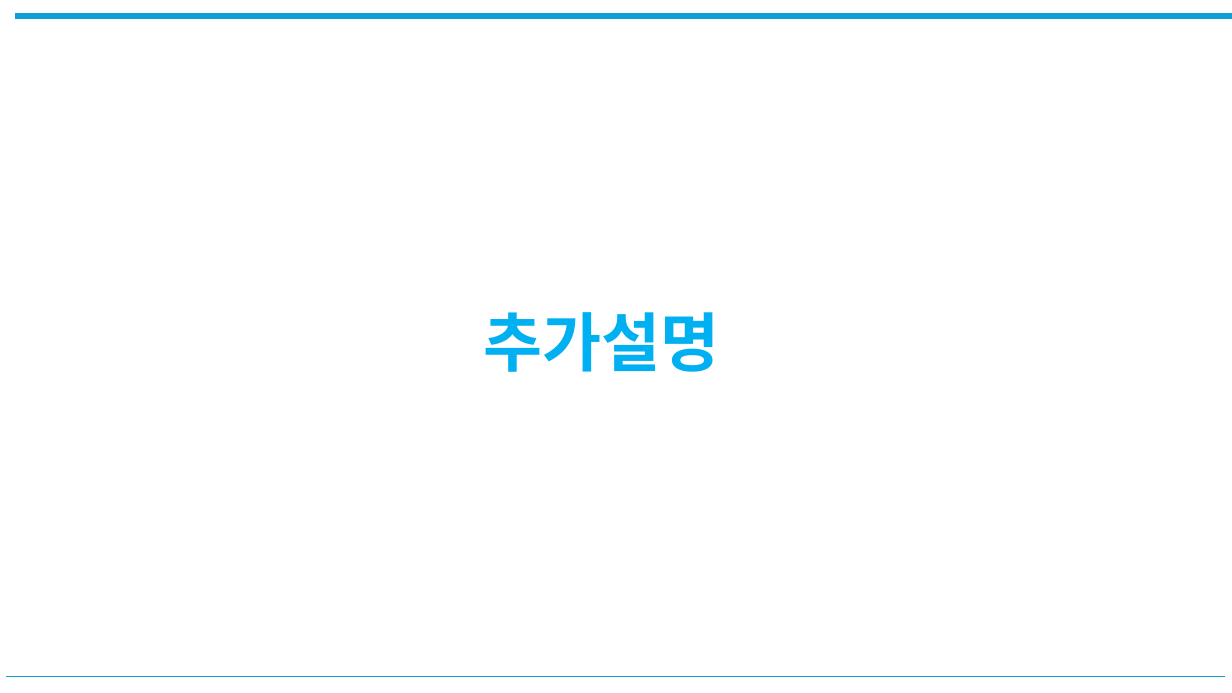
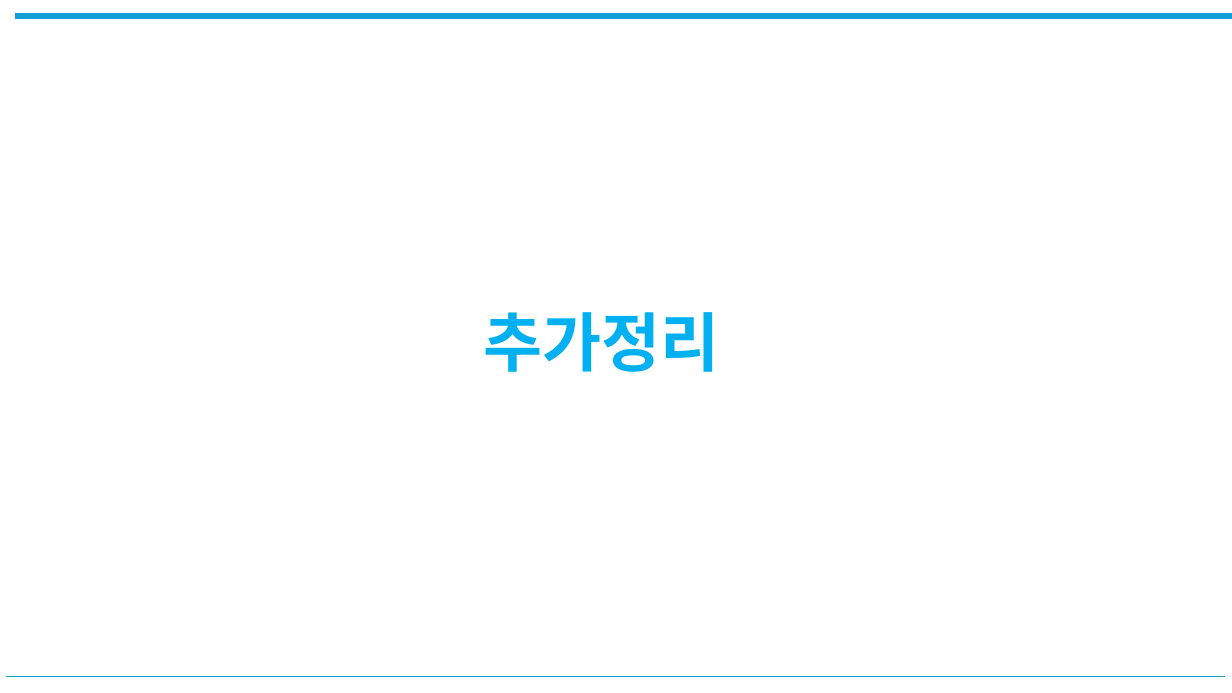
Before and after one commit to jaewoo-rain/ai-study, a slide deck: slide 29 of 02주차/경사하강법,역전파.pptx. Drawn at 1232x693 pixels with LibreOffice and Linux fonts; fonts in the diff are those of the drawing. Boxes give left, top, right and bottom in pixels: in the first picture for what was removed or moved away, otherwise in the second. Text is boxed around its words. In the diff, an @@ line names an element or a change of style, - is before the commit and + after.

```diff
--- a/02주차/경사하강법,역전파.pptx
+++ b/02주차/경사하강법,역전파.pptx
@@ text at (483,312,719,372): text changed @@
-추가설명
+추가정리
```
Also in this commit, not shown: 6 other slides changed, 3 slides added, 22 other files.
